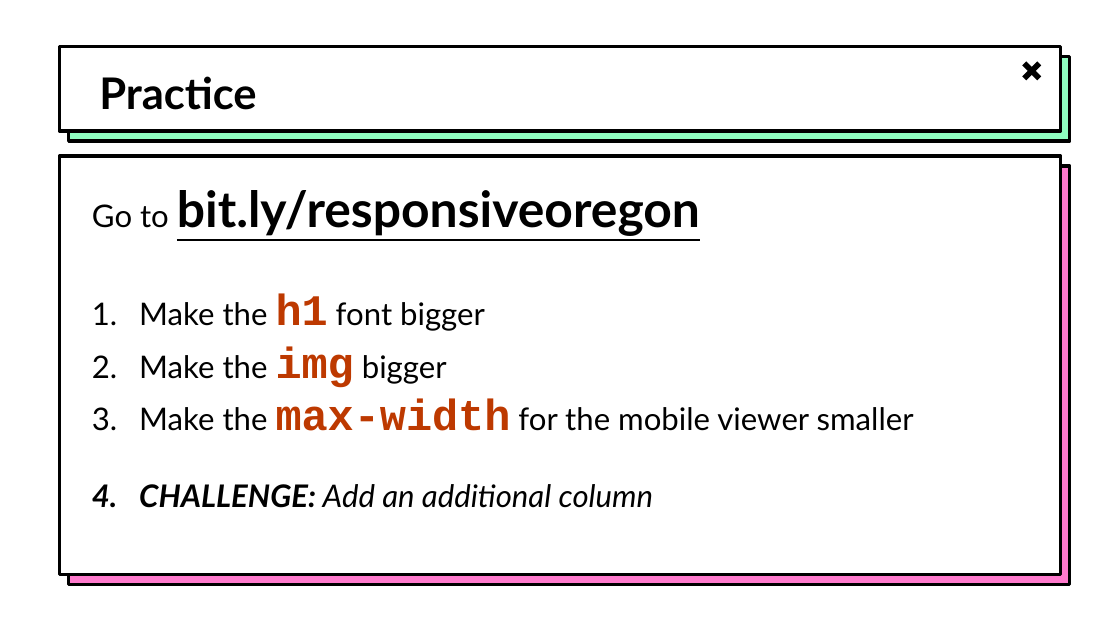
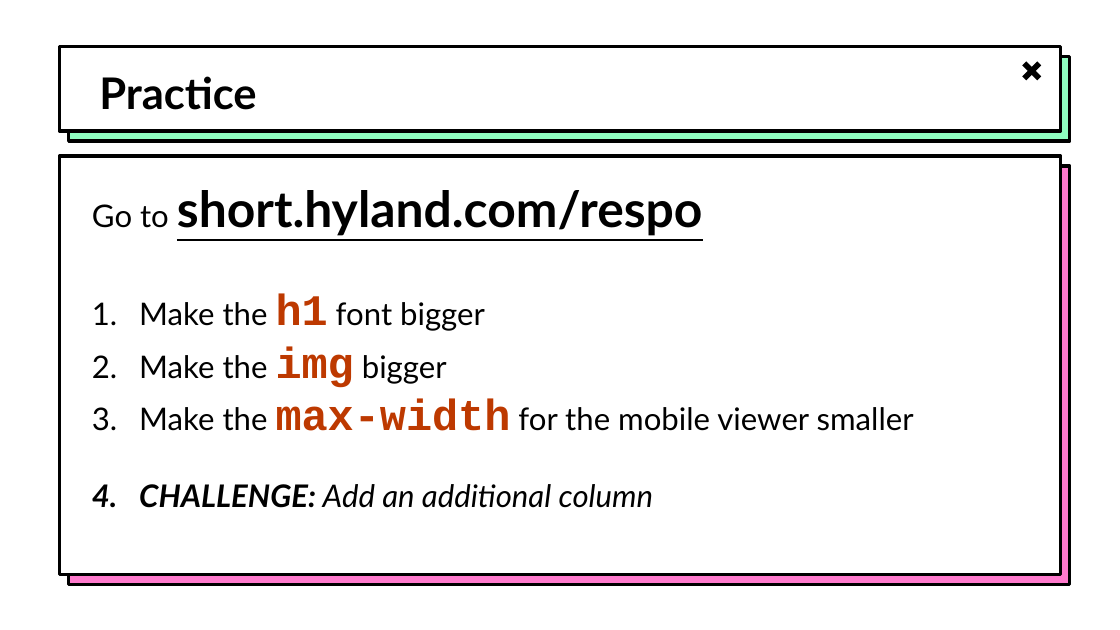
Before and after one commit to hytechclub/web-101, a slide deck: slide 5 of Week07/ResponsiveDesign.pptx. Drawn at 1120x630 pixels with LibreOffice and Linux fonts; fonts in the diff are those of the drawing; background and template pictures are left out. Boxes give left, top, right and bottom in pixels: in the first picture for what was removed or moved away, otherwise in the second. Text is boxed around its words. In the diff, an @@ line names an element or a change of style, - is before the commit and + after.

```diff
--- a/Week07/ResponsiveDesign.pptx
+++ b/Week07/ResponsiveDesign.pptx
@@ text at bbox=[92, 190, 703, 236]: text changed @@
-Go to bit.ly/responsiveoregon
+Go to short.hyland.com/respo
```
Also in this commit, not shown: 9 other files.
